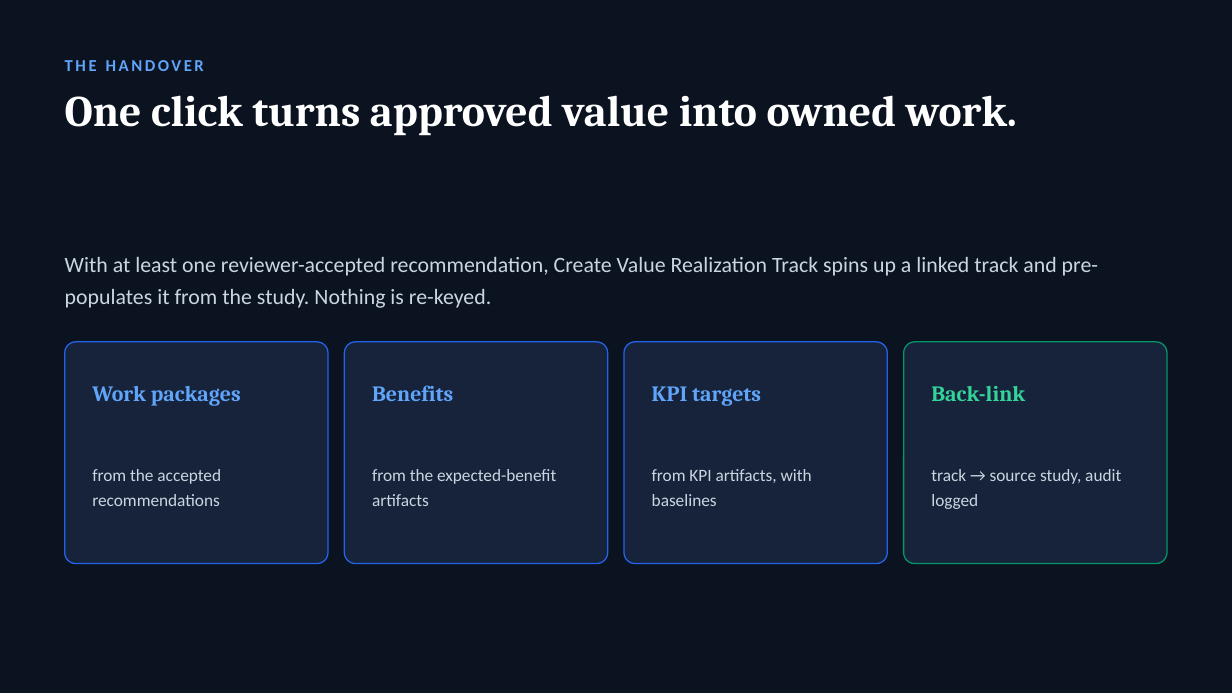
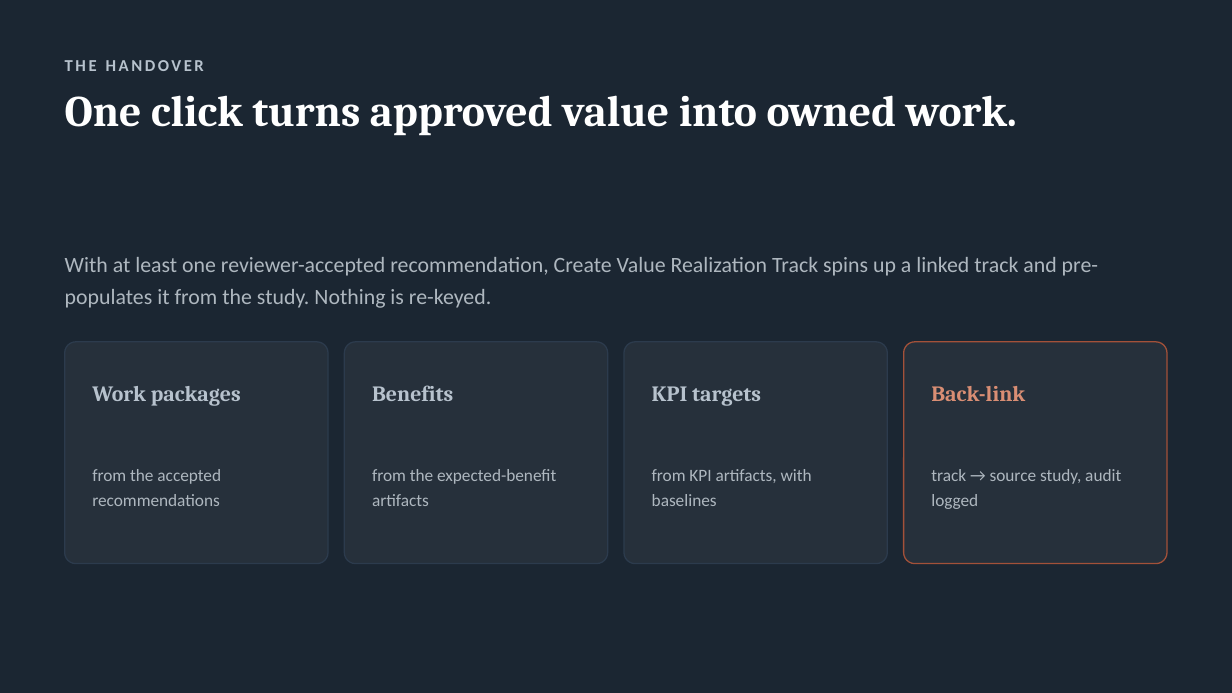
Before and after one commit to paulojorge1963/value-lifecycle-platform, a slide deck: slide 7 of demo-kit/ValueLifecycle-Solution-Overview.pptx. Drawn at 1232x693 pixels with LibreOffice and Linux fonts; fonts in the diff are those of the drawing. Boxes give left, top, right and bottom in pixels: in the first picture for what was removed or moved away, otherwise in the second. Text is boxed around its words. In the diff, an @@ line names an element or a change of style, - is before the commit and + after.

```diff
--- a/demo-kit/ValueLifecycle-Solution-Overview.pptx
+++ b/demo-kit/ValueLifecycle-Solution-Overview.pptx
@@ background #0B1220 to #1B2632 @@
@@ fill #16233B to #26303B; outline #2563EB 1 pt to #2C3B4D 1 pt in 3 elements at <box>65,342,328,564</box>, <box>345,342,608,564</box>, <box>624,342,887,564</box> @@
@@ rounded rectangle at <box>904,342,1167,564</box>: fill #16233B to #26303B; outline #059669 1 pt to #A35139 1 pt @@
@@ text colour #60A5FA to #B7C2CD in 4 elements at <box>65,60,204,71</box>, <box>92,386,241,406</box>, <box>372,385,453,401</box>, <box>652,386,761,406</box> @@
@@ text "Back-link" at <box>931,386,1025,401</box>: text colour #34D399 to #D98E74 @@
@@ text colour #CBD5E1 to #AEB7BF in 5 elements at <box>65,257,1098,308</box>, <box>92,469,221,506</box>, <box>372,469,556,506</box>, <box>652,469,812,506</box>, <box>931,469,1121,509</box> @@
```
Also in this commit, not shown: 14 other slides changed, 16 other files.
